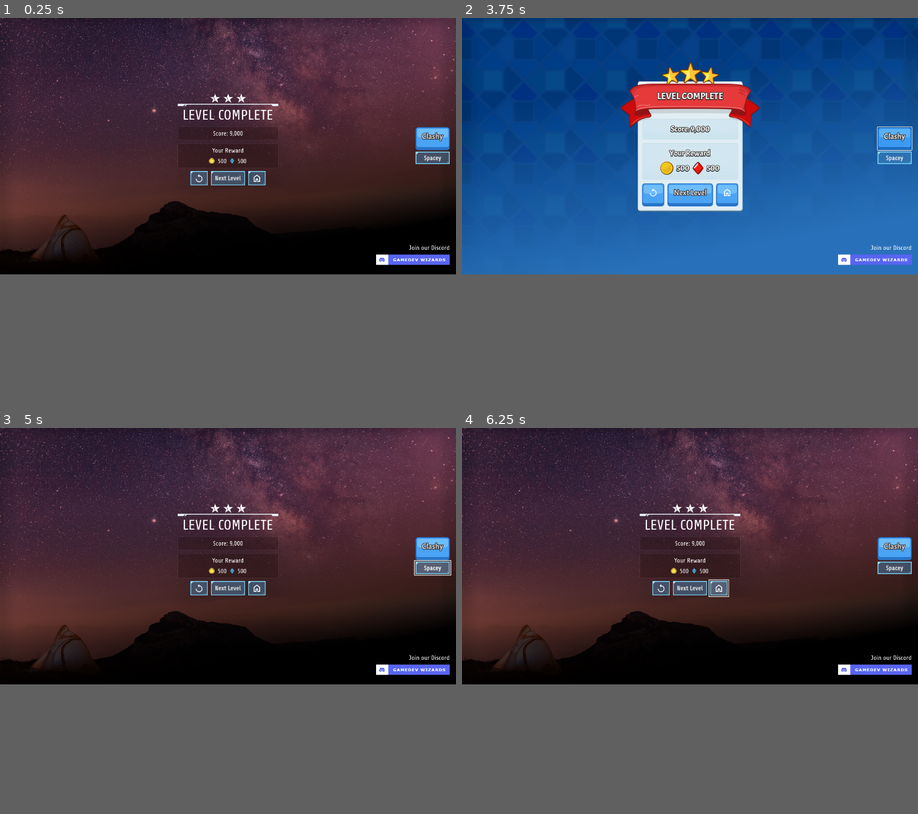
Above: before the commit, frames 1-4 (two rows, left to right).
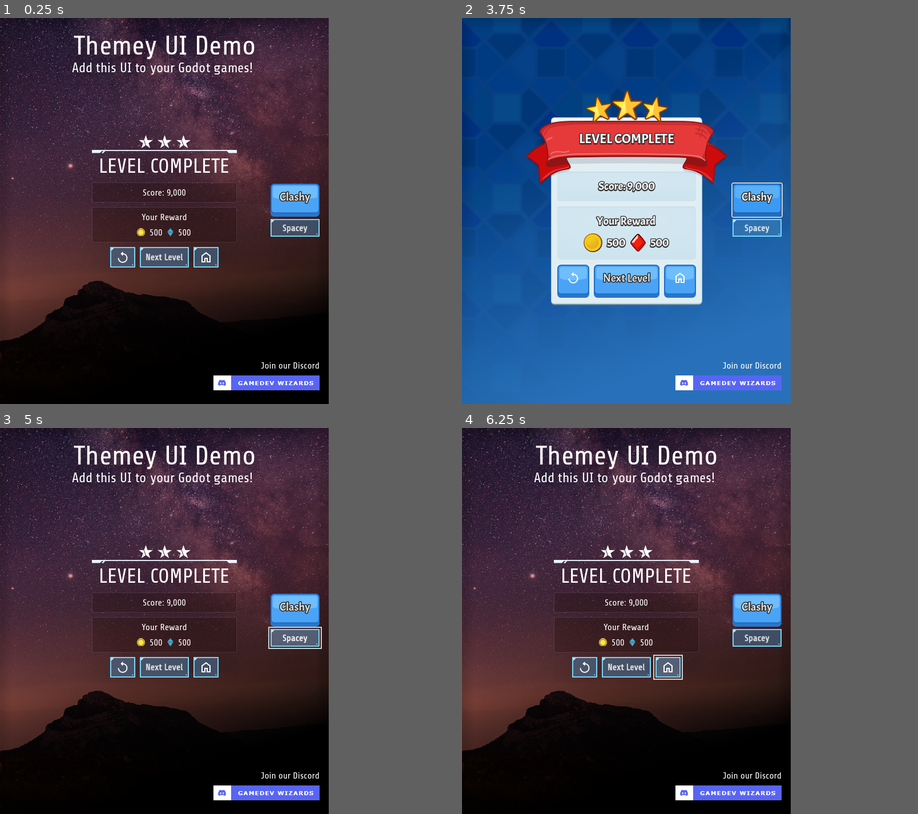
Above: after the commit, the same moments.

Repository: wadlo/Themey
Game: Godot game, scene res://ExampleScene/example_scene.tscn
Same seed, same stepped clock (60 frames per second), same inputs: the game is played once before the commit and once after it.
Inputs (mouse positions are in pixels of both pictures, inside the frame that each line leads up to; where the layout moved, square brackets give the same spot in the first picture):
- Up to frame 1 (0.25 s): no input
- Up to frame 2 (3.75 s): click "Next Level" at 0.5 s; click "Next Level" at 1.25 s; click (630, 176) [662, 180] at 2 s; click (749, 176) [717, 180] at 2.75 s; click "Clashy" at 3.5 s
- Up to frame 3 (5 s): click "Spacey" at 4.25 s
- Up to frame 4 (6.25 s): click (630, 586) [662, 590] at 5 s; click (749, 586) [717, 590] at 5.75 s
In our replay, the window is 799x449 before the commit and 576x676 after it. These sizes can differ from the game's own. Grey fills any space a smaller window leaves; there, only what the larger window draws over its background counts as a difference.

The runs differ from the first frame. In frame 1, 42% of the frame differs, in the area x 0-100%, y 0-97%; in frame 2, 36%; in frame 3, 43%; in frame 4, 43%.

Commit message:
Get ready for playfeed

Diff:
--- a/src/ExampleScene/example_scene.tscn
+++ b/src/ExampleScene/example_scene.tscn
@@ -48,6 +48,32 @@
 
 [node name="TextureRect2" parent="Themes/SpaceyThemeCanvasLayer2/Control/TiledBackground" index="2"]
 modulate = Color(0, 0, 0, 1)
+
+[node name="Label" type="Label" parent="Themes/SpaceyThemeCanvasLayer2/Control" index="2"]
+layout_mode = 1
+anchors_preset = 5
+anchor_left = 0.5
+anchor_right = 0.5
+offset_left = -53.5
+offset_top = 21.0
+offset_right = 53.5
+offset_bottom = 40.0
+grow_horizontal = 2
+theme_override_font_sizes/font_size = 48
+text = "Themey UI Demo"
+
+[node name="Label2" type="Label" parent="Themes/SpaceyThemeCanvasLayer2/Control" index="3"]
+layout_mode = 1
+anchors_preset = 5
+anchor_left = 0.5
+anchor_right = 0.5
+offset_left = -162.0
+offset_top = 73.0
+offset_right = 157.0
+offset_bottom = 128.0
+grow_horizontal = 2
+theme_override_font_sizes/font_size = 24
+text = "Add this UI to your Godot games!"
 
 [node name="ConstantCanvasLayer" type="CanvasLayer" parent="."]
 
--- a/src/project.godot
+++ b/src/project.godot
@@ -15,6 +15,13 @@
 config/features=PackedStringArray("4.3", "Forward Plus")
 config/icon="res://icon.svg"
 
+[display]
+
+window/size/viewport_width=576
+window/size/viewport_height=676
+window/stretch/mode="canvas_items"
+window/stretch/aspect="expand"
+
 [dotnet]
 
 project/assembly_name="Themey"
Not shown, changed: .gitignore
Not shown, added: themey-screenshot.png
